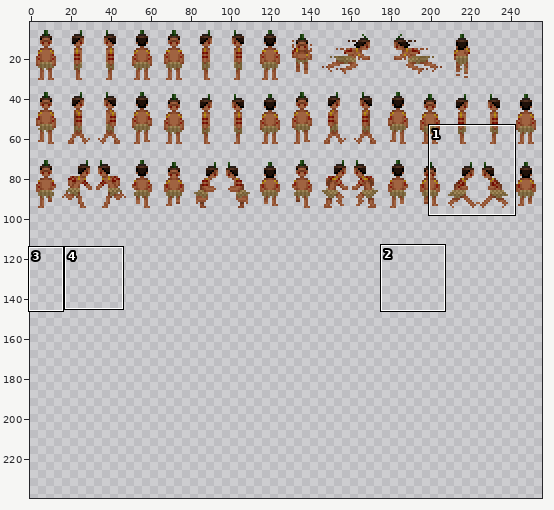
Edited in one commit: sprite sheet (Assets/Sprites/Player/player.png). The first picture is a wide view before the edit; the outline marks the close-up.
Close-up. Earlier state:
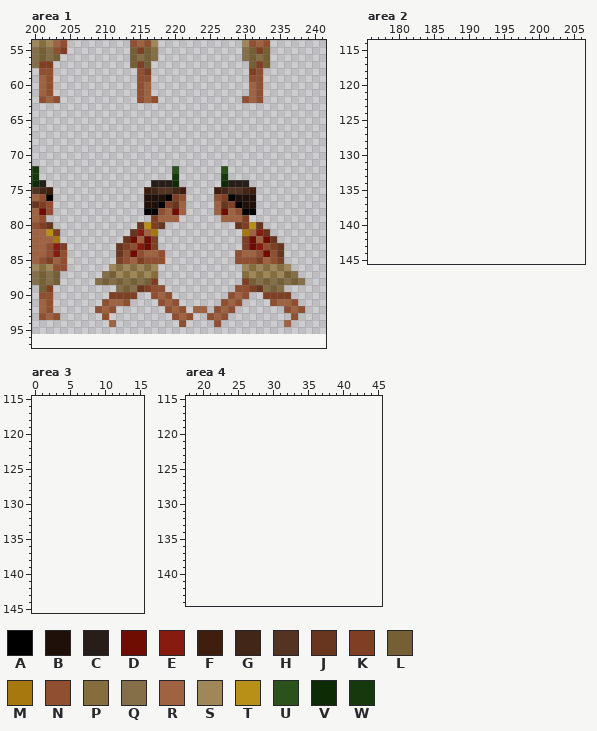
The file is 256x96 pixels. Colours within 5 levels of each other are drawn and written as one. Shown: area 1: x 200..241, y 54..97; area 2: x 176..206, y 114..145; area 3: x 0..15, y 115..145; area 4: x 18..45, y 115..144. The old version is drawn lined up with the new one, on the new canvas. The wide view leaves out empty margins. The commit also changed other parts of the picture, which this record leaves out.
Palette (. is transparent): A #000000  B #1f1109  C #271e19  D #6f0d02  E #881b0f  F #3f1e0d  G #422617  H #543322  J #68361e  K #7e3f24  L #755f35  M #a7780d  N #8f4f30  P #856d3e  Q #846f48  R #a06341  S #a08759  T #b89017  U #2b521b  V #0d2b05  W #15390c
Pixels before, area 1, first column x 200:
54 SPSRN.........NRNS............SNRN.....
55 QLQNK.........LKLQ............QLKL.....
56 QLQL..........LQLQ............QLQL.....
57 QKK...........LKL..............LKL.....
58 .NN............NK..............KN......
59 .RN............NN..............NN......
60 .RN............NR..............RN......
61 .RN............NR..............RN......
62 .NRN...........NRN............NRN......
63 .......................................
64 .......................................
65 .......................................
66 .......................................
67 .......................................
68 .......................................
69 .......................................
70 .......................................
71 .......................................
72 W...................U......U...........
73 W...................W......W...........
74 VC...............CCCV......VCCC........
75 HGF.............FGHHGF....FGHHGF.......
76 RNA.............BBBAKN....NKABBB.......
77 JKN.............BBAKJR....RJKABB.......
78 RDN.............AANRDR....RDRNAA.......
79 RN...............KRRR......RRRK........
80 NKJ............JTKJ..........JKTJ......
81 RRTK..........JERM............MREJ.....
82 RRRM.........JDRDK............KDRDJ....
83 RRNEK.......JKNEDK............KDENKJ...
84 RRNEN.......JNDNRRN..........NRRNDNJ...
85 RNKRN.......KNRKNNN..........NNNKRNK...
86 SPSNN......SPSPSPS............SPSPSPS..
87 QLQL......QLSPSPSP............PSPSPSLQ.
88 QLQL.....QLQLQLQLK............KLQLQLQLQ
89 .LK.........QLQJKNN..........NNKJQLQ...
90 .NN........KKKK..NRN........NRN..KKKK..
91 .RN.......NRRN....NRN......NRN....NRRN.
92 .RN......NRN.......NRN.RR.NRN.......NRN
93 .NRN......N.........NRN..NRN.........N.
94 ...........R.........N....N.........R..
After:
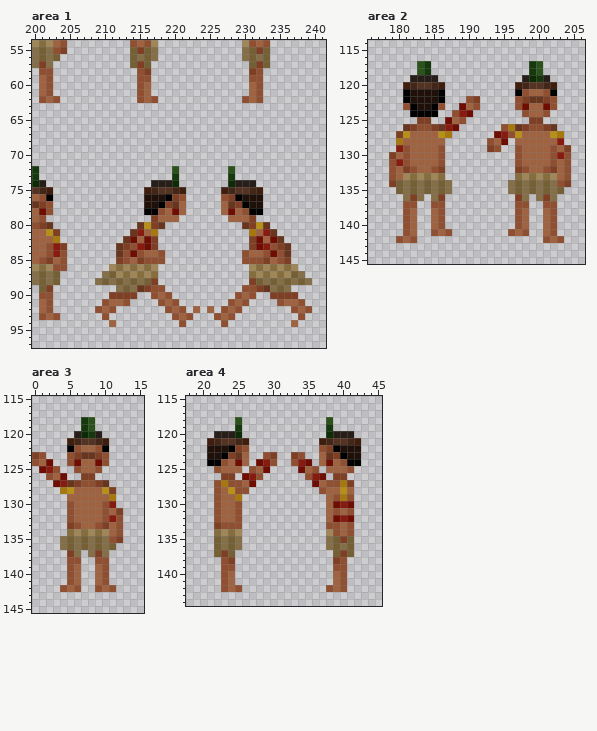
Change:
canvas 256x96 -> 256x240
Changed rows in their new state; - is an unchanged pixel.
Area 1:
first column x 202:
57 Q
first column x 224:
72 ---.U-----------
73 ---.W-----------
74 ---.V--C--------
75 --.FG-HGF-------
76 --.NKA--B-------
77 --.RJKA-B-------
78 --.RDRN-A-------
79 ---.--RK--------
80 -----.JKTJ------
81 ------.MREJ-----
82 ------.KDRDJ----
83 ------.KDENKJ---
84 -----.N-RNDNJ---
85 -----.--NKRNK---
86 ------.SPSPSPS--
87 ------.PSPSPSLQ-
88 ------.KLQLQLQLQ
89 -----.-NKJQLQ---
90 ----.NRN-.---K--
91 ---.NRN---.N-RN-
92 .R.NRN------.NRN
93 -.NRN--------.N-
94 --.N--------.R--
Area 2:
first column x 179:
117 ----UW--------------WU----
118 ----UW--------------WU----
119 ---CCCC------------CVWC---
120 --FGHHGF----------FGHHGF--
121 --ABBBBA----------ANRRNA--
122 --ABBBBA---NK-----NKJJKN--
123 --NABBAN--DRN-----NDRRDN--
124 ---AAAA--NED-------NRRN---
125 ----KK--DRN---------KK----
126 --JKNNKJED------NMJKNNKJ--
127 -KTRRRRTM------DENTRRRRTM-
128 -MRRRRRR------NRD-RRRRRRE-
129 -ENRRRRN------KN--NRRRRNRK
130 KRNRRRRN----------NRRRRNEN
131 NENRRRRN----------NRRRRNRN
132 NRKNRRNK----------KNRRNKRN
133 NRSPSPSP----------PSPSPSRN
134 KLQLQLQLQ--------QLQLQLQNK
135 -LQLQLQLQ--------QLQLQLQL-
136 --QKQ-QK----------KQ-QKQ--
137 --NN--NN----------NN--NN--
138 --NR--RN----------NR--RN--
139 --NR--RN----------NR--RN--
140 --NR--RN----------NR--RN--
141 --NR--NRN--------NRN--RN--
142 -NRN------------------NRN-
Area 3:
first column x 0:
118 -------WU----
119 -------WU----
120 ------CVWC---
121 -----FGHHGF--
122 -----ANRRNA--
123 KN---NKJJKN--
124 NRD--NDRRDN--
125 -DEN--NRRN---
126 --NRD--KK----
127 ---DEJKNNKJ--
128 ----MTRRRRTK-
129 -----RRRRRRM-
130 -----NRRRRNE-
131 -----NRRRRNRK
132 -----NRRRRNEN
133 -----KNRRNKRN
134 -----PSPSPSRN
135 ----QLQLQLQNK
136 ----QLQLQLQL-
137 -----KQ-QKQ--
138 -----NN--NN--
139 -----NR--RN--
140 -----NR--RN--
141 -----NR--RN--
142 ----NRN--NRN-
Area 4:
first column x 21:
118 ----U------------U----
119 ----W------------W----
120 -CCCV------------VCCC-
121 FGHHGF----------FGHHGF
122 BBBAKN----------NKABBB
123 BBAKJR--NK--KN--RJKABB
124 AANRDR-DEN--NED-RDRNAA
125 -NRRR-NRD----DRN-RRRN-
126 --KK-DEN------NED-KK--
127 -NMNNRD--------DRNNMK-
128 -NRTNN----------NRRTR-
129 -NRRM------------RNMN-
130 -NRRN------------RDED-
131 -NRRN------------RNRN-
132 -NRRN------------RDED-
133 -KNNN------------NNRN-
134 -PSPS------------SNRN-
135 -LQLQ------------QLKL-
136 -LQLQ------------QLQL-
137 -LKL--------------LKL-
138 --NK--------------KN--
139 --NN--------------NN--
140 --NR--------------RN--
141 --NR--------------RN--
142 --NRN------------NRN--
